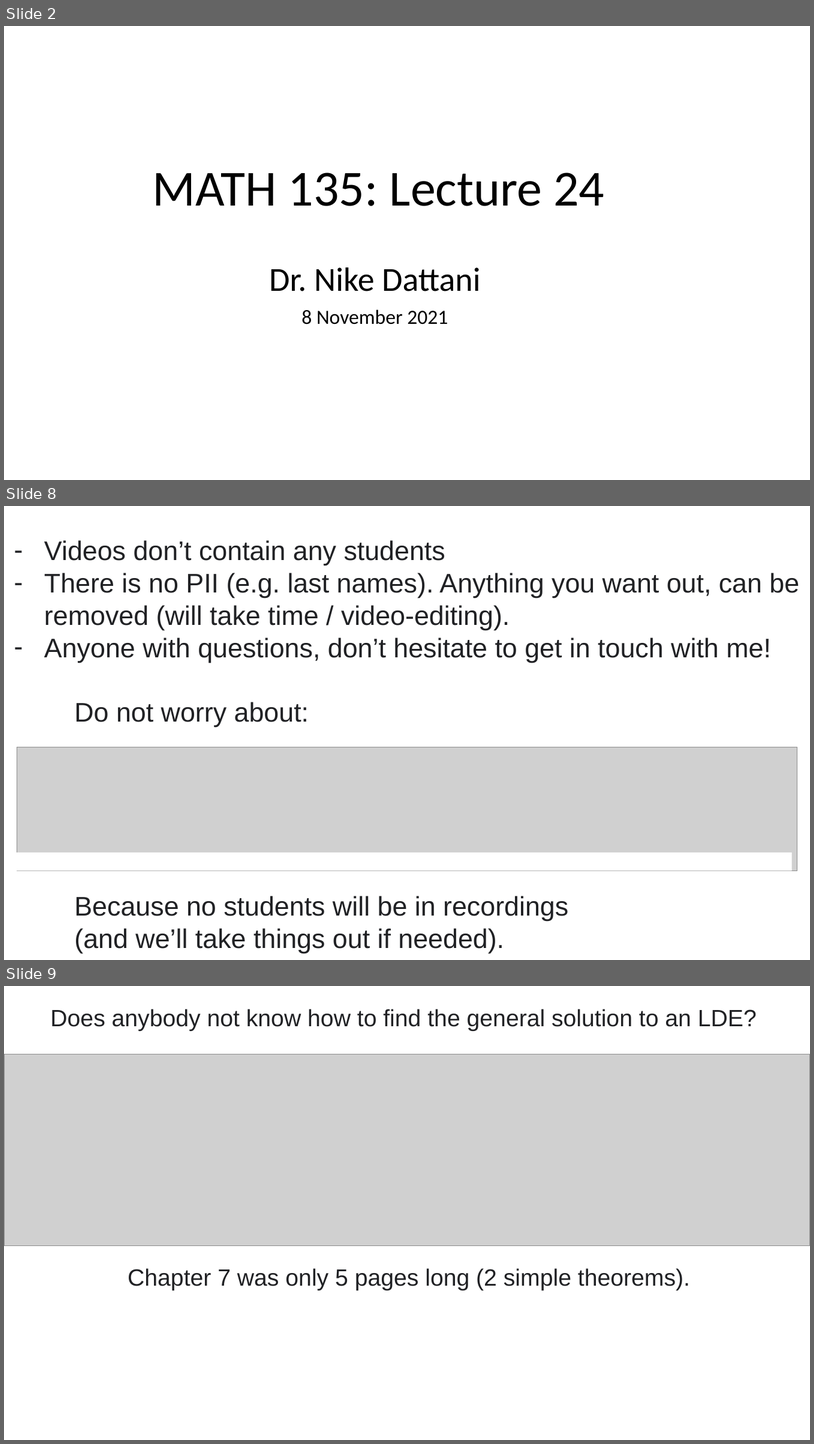
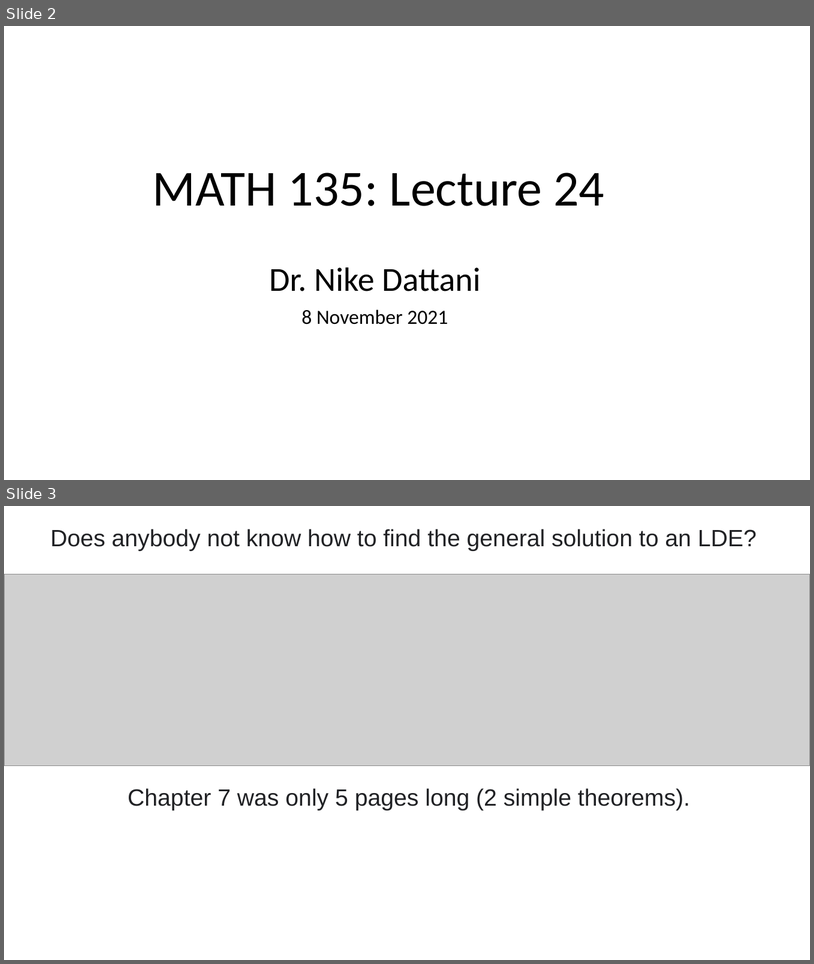
Before and after one commit to ndattani/Lecture_Notes, a slide deck: University_of_Waterloo/Fall_2021/MATH135/UW_Fall2021_MATH135_Lecture24.pptx. Shown one above the other, each under a label of ours: slides 2, 8 and 9 before the commit, slides 2 and 3 after it; the slides between them are not shown. The pictures are 814x1444 and 814x964 pixels, drawn with LibreOffice and Linux fonts; fonts in the diff are those of the drawing; grey boxes stand for pictures. Boxes give left, top, right and bottom in pixels: in the first picture for what was removed or moved away, otherwise in the second. Text is boxed around its words. In the diff, an @@ line names an element or a change of style, - is before the commit and + after.

```diff
--- a/University_of_Waterloo/Fall_2021/MATH135/UW_Fall2021_MATH135_Lecture24.pptx
+++ b/University_of_Waterloo/Fall_2021/MATH135/UW_Fall2021_MATH135_Lecture24.pptx
@@ slide 8 removed at <box>4,506,810,960</box>, background #FFFFFF @@
@@ text removed at <box>44,540,800,953</box> @@
-– Videos don’t contain any students
-– There is no PII (e.g. last names). Anything you want out, can be removed (will take time / video-editing).
-– Anyone with questions, don’t hesitate to get in touch with me!
-Do not worry about:
-Because no students will be in recordings
-(and we’ll take things out if needed).
@@ picture removed at <box>17,747,798,870</box> @@
@@ rectangle removed at <box>12,852,793,870</box> @@
@@ what was slide 9 is now slide 3 @@
```
Also in this commit, not shown: 8 other slides removed, 1 other file.
